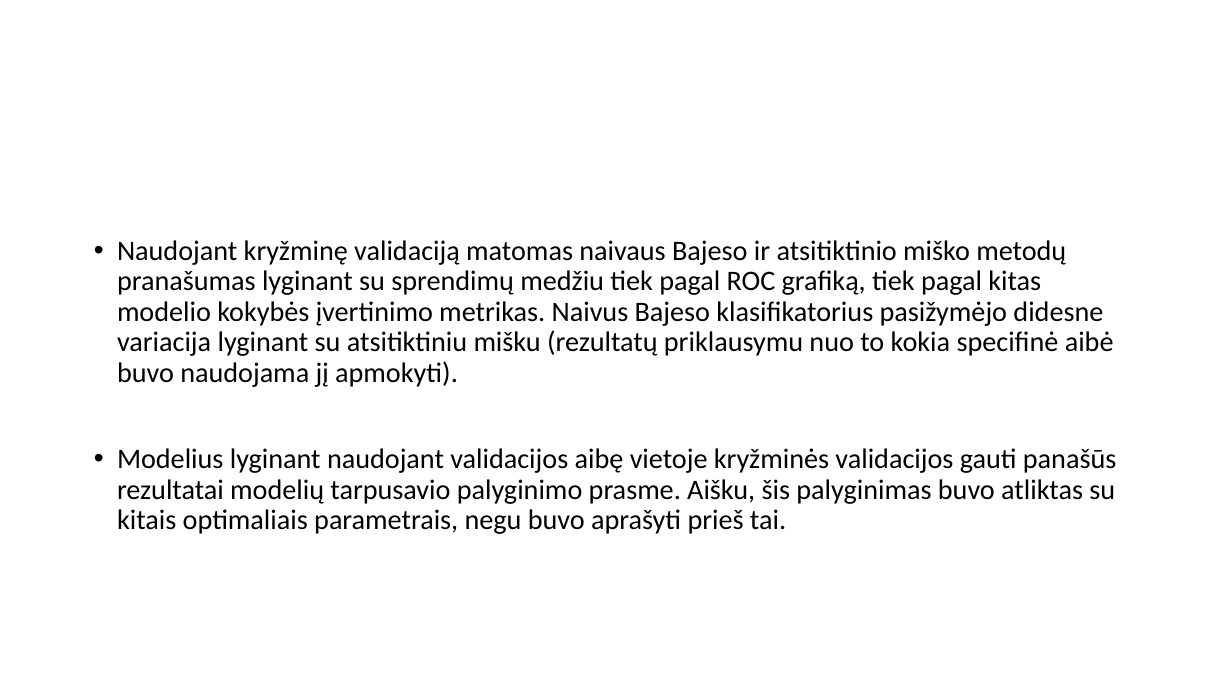
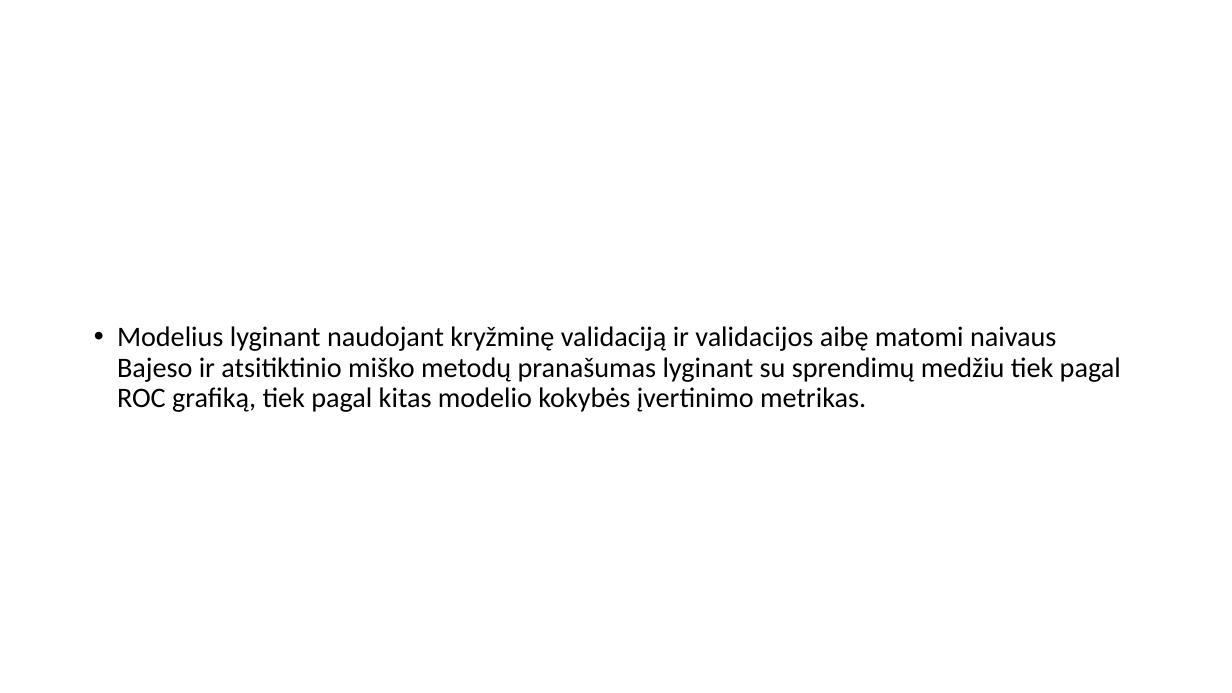
Before and after one commit to dovmar/PDVS, a slide deck: slide 15 of Lab_4/Pristatymas.pptx. Drawn at 1232x693 pixels with LibreOffice and Linux fonts; fonts in the diff are those of the drawing. Boxes give left, top, right and bottom in pixels: in the first picture for what was removed or moved away, otherwise in the second. Text is boxed around its words. In the diff, an @@ line names an element or a change of style, - is before the commit and + after.

```diff
--- a/Lab_4/Pristatymas.pptx
+++ b/Lab_4/Pristatymas.pptx
@@ text at (117,326,1121,412): text changed @@
-• Naudojant kryžminę validaciją matomas naivaus Bajeso ir atsitiktinio miško metodų pranašumas lyginant su sprendimų medžiu tiek pagal ROC grafiką, tiek pagal kitas modelio kokybės įvertinimo metrikas. Naivus Bajeso klasifikatorius pasižymėjo didesne variacija lyginant su atsitiktiniu mišku (rezultatų priklausymu nuo to kokia specifinė aibė buvo naudojama jį apmokyti).
-• Modelius lyginant naudojant validacijos aibę vietoje kryžminės validacijos gauti panašūs rezultatai modelių tarpusavio palyginimo prasme. Aišku, šis palyginimas buvo atliktas su kitais optimaliais parametrais, negu buvo aprašyti prieš tai.
+• Modelius lyginant naudojant kryžminę validaciją ir validacijos aibę matomi naivaus Bajeso ir atsitiktinio miško metodų pranašumas lyginant su sprendimų medžiu tiek pagal ROC grafiką, tiek pagal kitas modelio kokybės įvertinimo metrikas.
```
Also in this commit, not shown: 7 other slides changed, 3 slides added, 8 other files.
